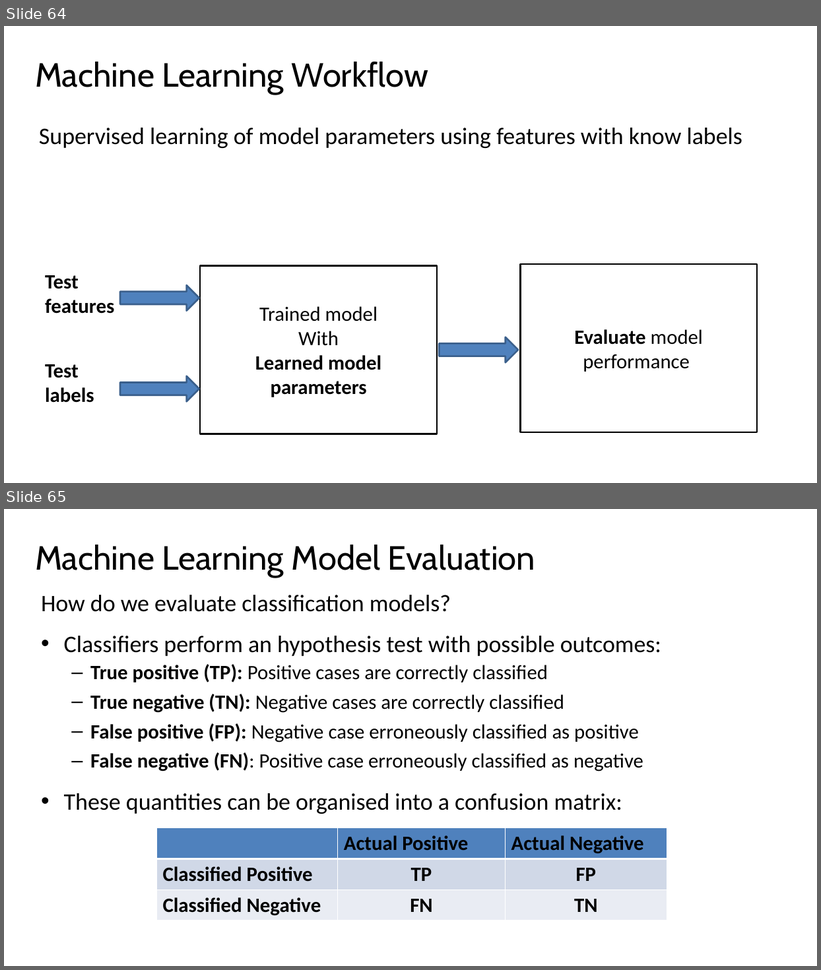
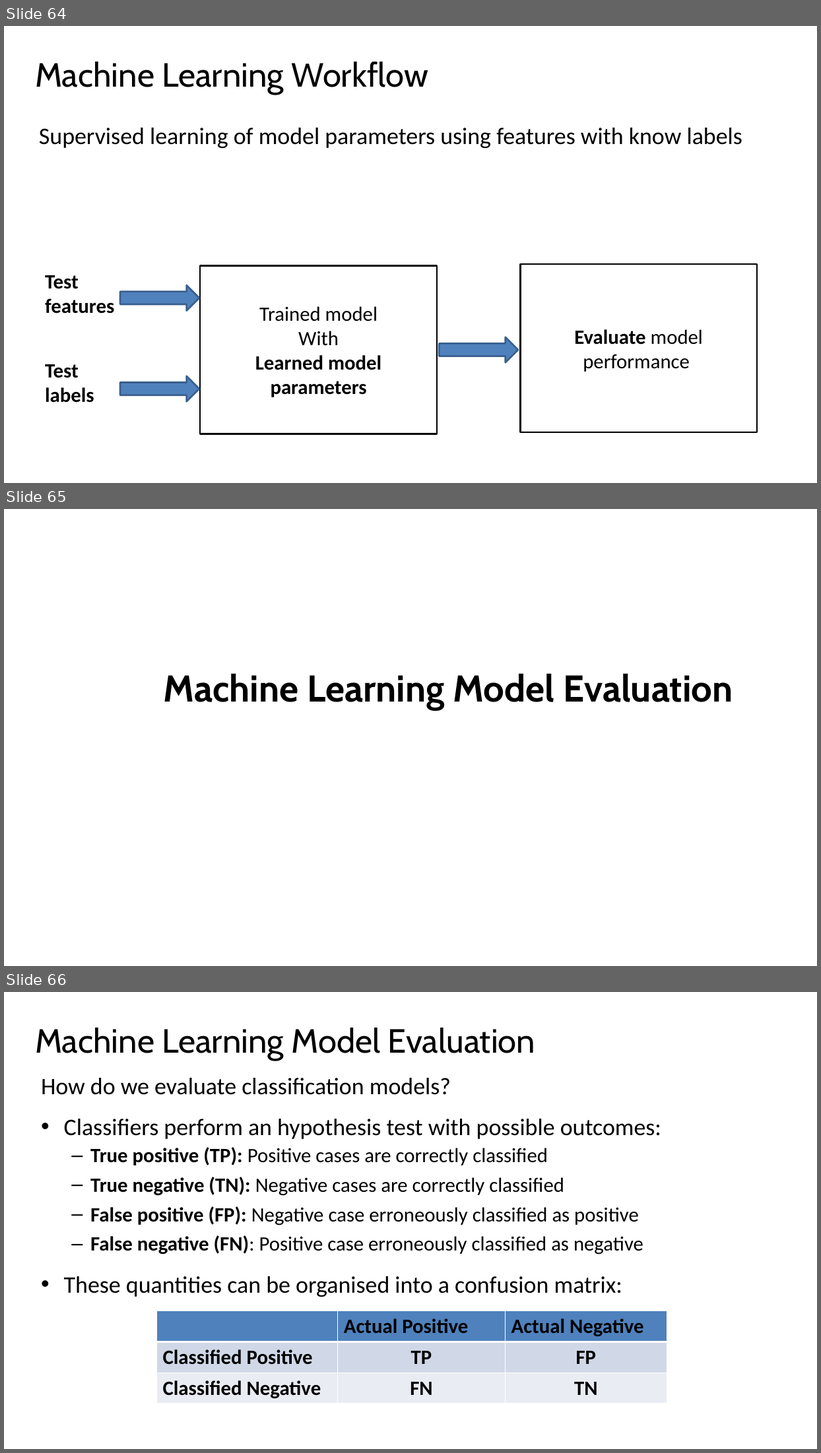
Before and after one commit to StephenElston/CSCI-E25, a slide deck: Slides/4_MachineLearningForCV.pptx. Shown one above the other, each under a label of ours: slides 64 and 65 before the commit, slides 64, 65 and 66 after it. The pictures are 821x970 and 821x1453 pixels, drawn with LibreOffice and Linux fonts; fonts in the diff are those of the drawing. Boxes give left, top, right and bottom in pixels: in the first picture for what was removed or moved away, otherwise in the second. Text is boxed around its words. In the diff, an @@ line names an element or a change of style, - is before the commit and + after.

```diff
--- a/Slides/4_MachineLearningForCV.pptx
+++ b/Slides/4_MachineLearningForCV.pptx
@@ slide 65 added at (x1=4, y1=509, x2=817, y2=966), background #FFFFFF @@
@@ subtitle added at (x1=163, y1=673, x2=733, y2=710), 44 pt, text #000000, bold @@
+Machine Learning Model Evaluation
@@ what was slide 65 is now slide 66 @@
```
Also in this commit, not shown: 2 slides changed.
